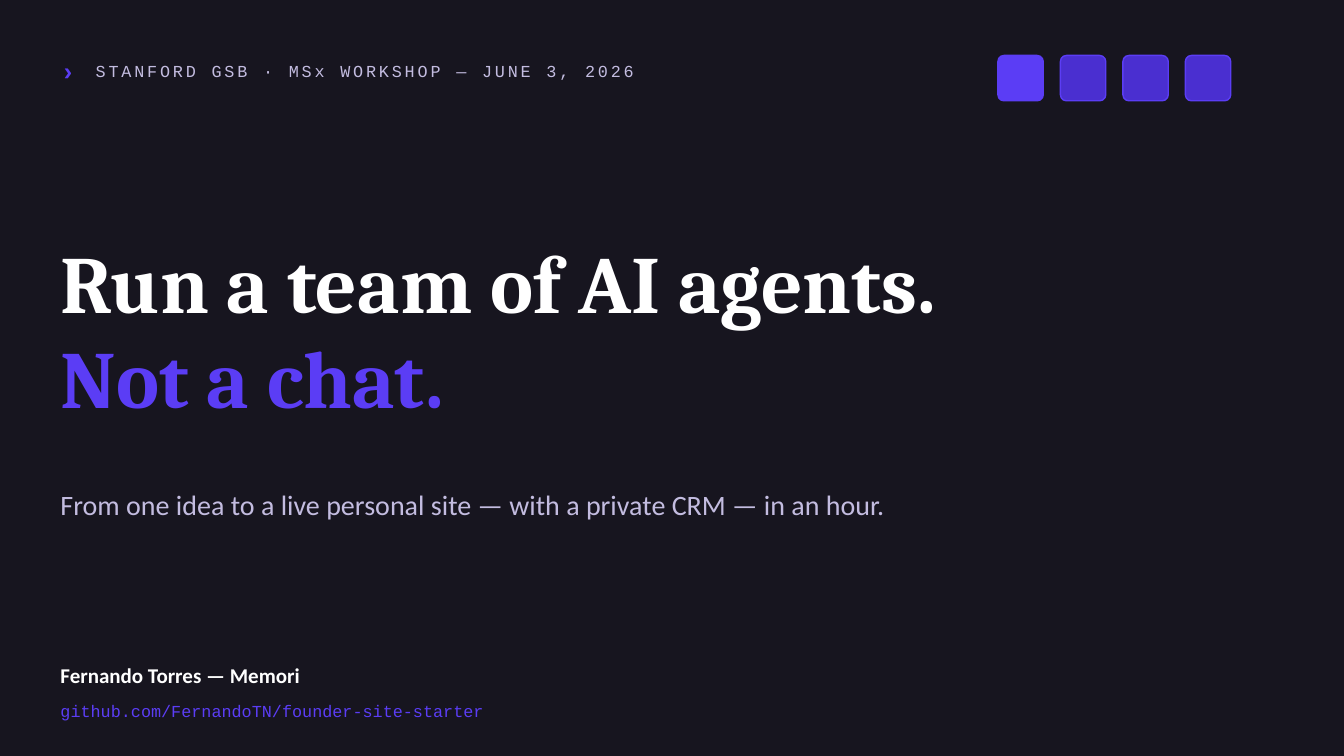
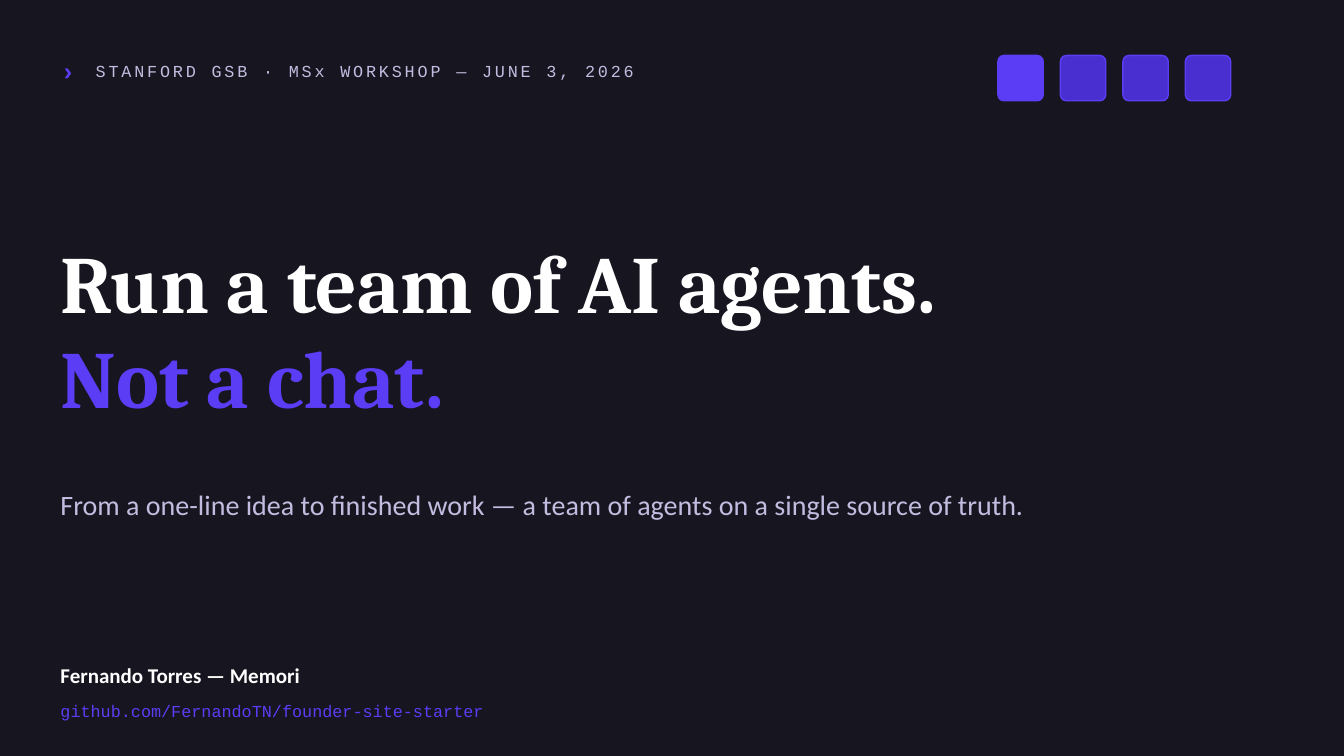
Before and after one commit to FernandoTN/founder-site-starter, a slide deck: slide 1 of slides/founder-site-workshop.pptx. Drawn at 1344x756 pixels with LibreOffice and Linux fonts; fonts in the diff are those of the drawing. Boxes give left, top, right and bottom in pixels: in the first picture for what was removed or moved away, otherwise in the second. Text is boxed around its words. In the diff, an @@ line names an element or a change of style, - is before the commit and + after.

```diff
--- a/slides/founder-site-workshop.pptx
+++ b/slides/founder-site-workshop.pptx
@@ text at (60, 495, 1023, 520): text changed @@
-From one idea to a live personal site — with a private CRM — in an hour.
+From a one-line idea to finished work — a team of agents on a single source of truth.
```
Also in this commit, not shown: 4 other slides changed, 2 other files.
